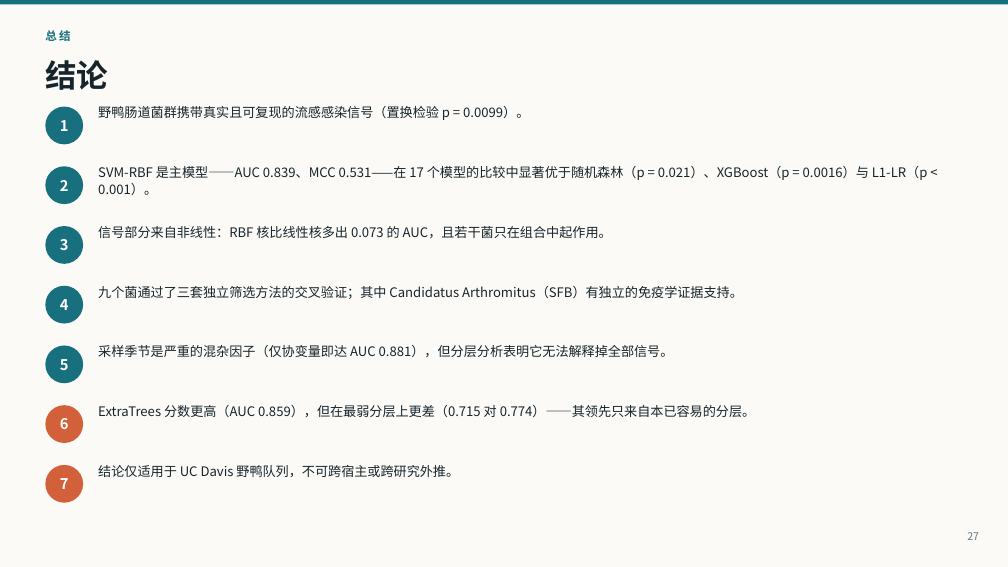
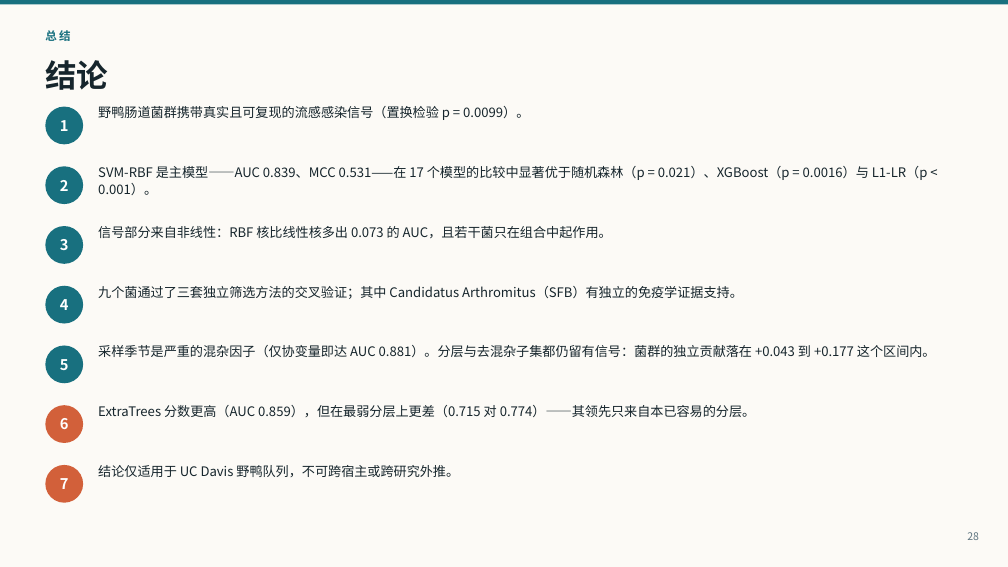
Before and after one commit to pengsihua2023/Christina-machine-learning-project, a slide deck: slide 28 of slides/Influenza_Microbiome_ML_Overview_ZH.pptx (slide 27 before the commit). Drawn at 1008x567 pixels with LibreOffice and Linux fonts; fonts in the diff are those of the drawing. Boxes give left, top, right and bottom in pixels: in the first picture for what was removed or moved away, otherwise in the second. Text is boxed around its words. In the diff, an @@ line names an element or a change of style, - is before the commit and + after.

```diff
--- a/slides/Influenza_Microbiome_ML_Overview_ZH.pptx
+++ b/slides/Influenza_Microbiome_ML_Overview_ZH.pptx
@@ text at box(98, 345, 936, 357): text changed @@
-采样季节是严重的混杂因子（仅协变量即达 AUC 0.881），但分层分析表明它无法解释掉全部信号。
+采样季节是严重的混杂因子（仅协变量即达 AUC 0.881）。分层与去混杂子集都仍留有信号：菌群的独立贡献落在 +0.043 到 +0.177 这个区间内。
@@ text at box(967, 532, 979, 540): text changed @@
-27
+28
```
Also in this commit, not shown: 6 other slides changed, 1 slide added, 11 other files.
